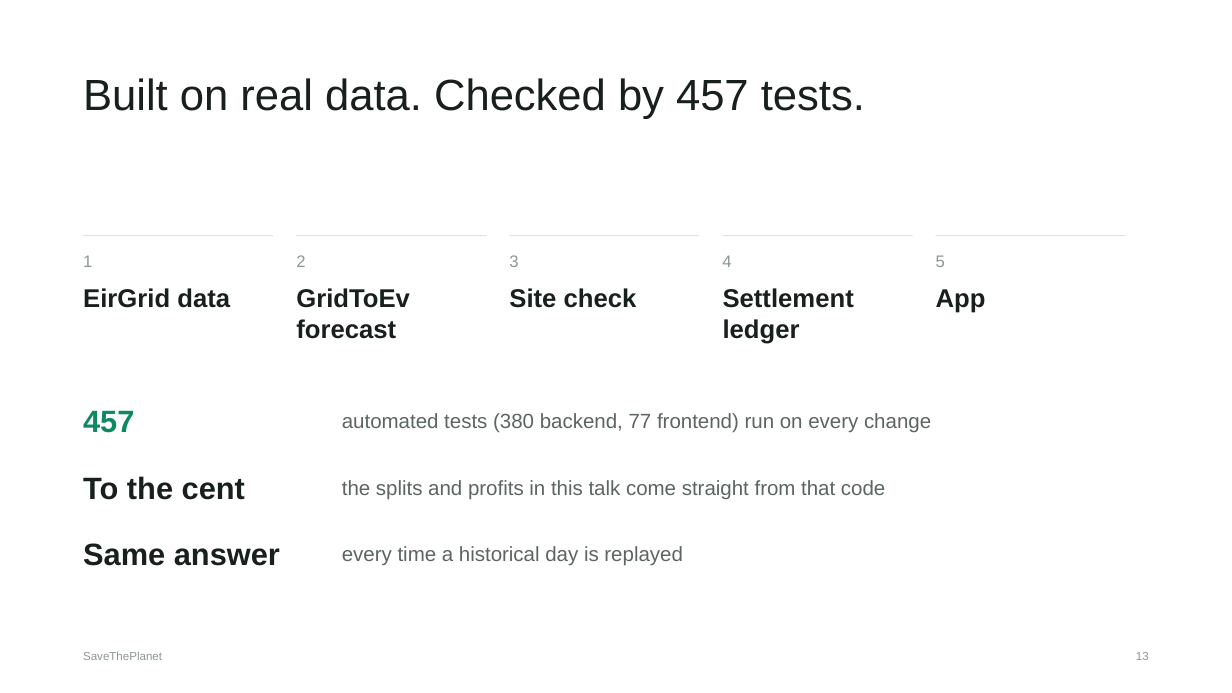
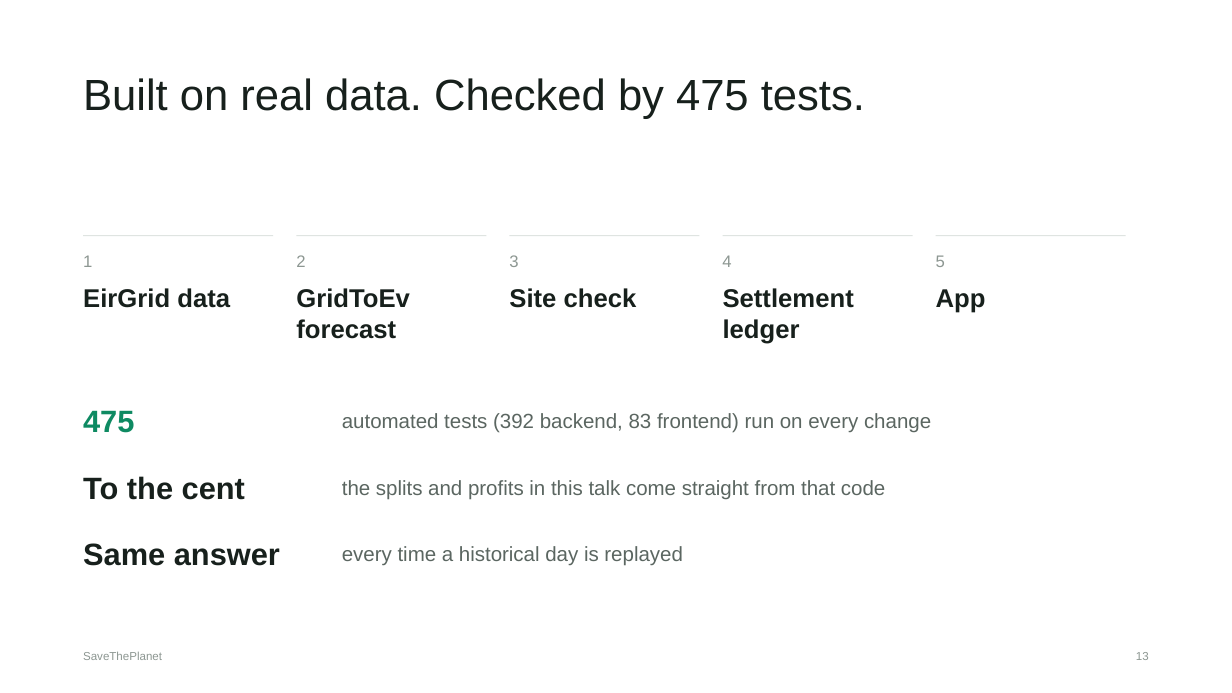
Before and after one commit to MarcoLadeira/SaveThePlanet, a slide deck: slide 13 of docs/demo/SaveThePlanet-pitch.pptx. Drawn at 1232x693 pixels with LibreOffice and Linux fonts; fonts in the diff are those of the drawing. Boxes give left, top, right and bottom in pixels: in the first picture for what was removed or moved away, otherwise in the second. Text is boxed around its words. In the diff, an @@ line names an element or a change of style, - is before the commit and + after.

```diff
--- a/docs/demo/SaveThePlanet-pitch.pptx
+++ b/docs/demo/SaveThePlanet-pitch.pptx
@@ text at (83, 78, 865, 119): text changed @@
-Built on real data. Checked by 457 tests.
+Built on real data. Checked by 475 tests.
@@ text at (83, 410, 134, 433): text changed @@
-457
+475
@@ text at (342, 413, 931, 433): text changed @@
-automated tests (380 backend, 77 frontend) run on every change
+automated tests (392 backend, 83 frontend) run on every change
```
Also in this commit, not shown: 6 other files.
